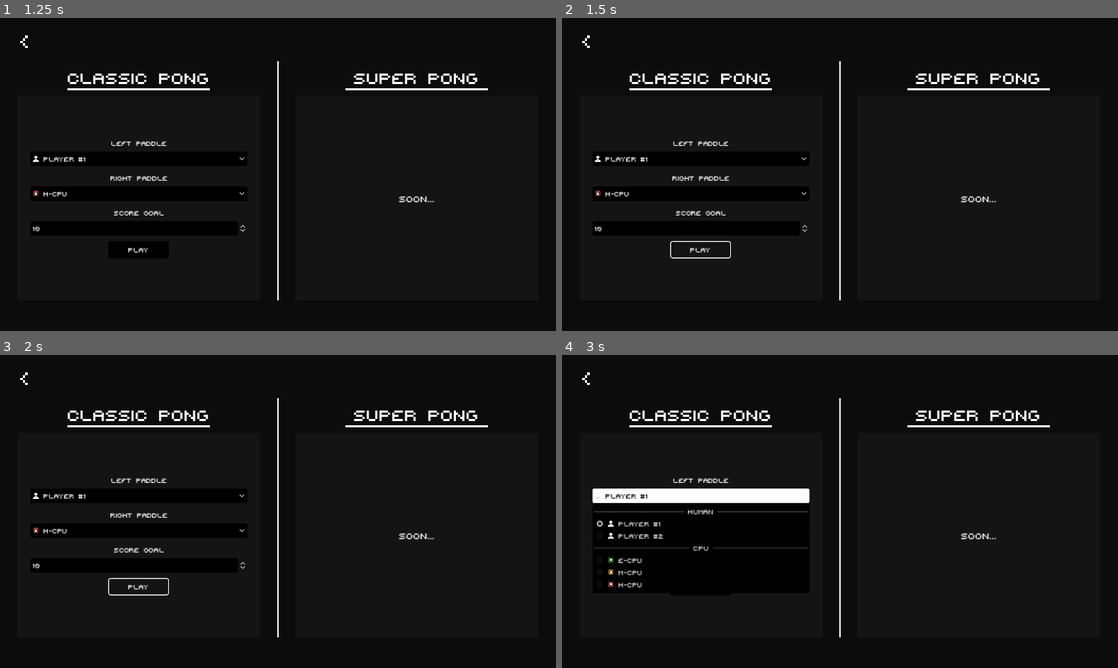
Above: before the commit, frames 1-4 (two rows, left to right).
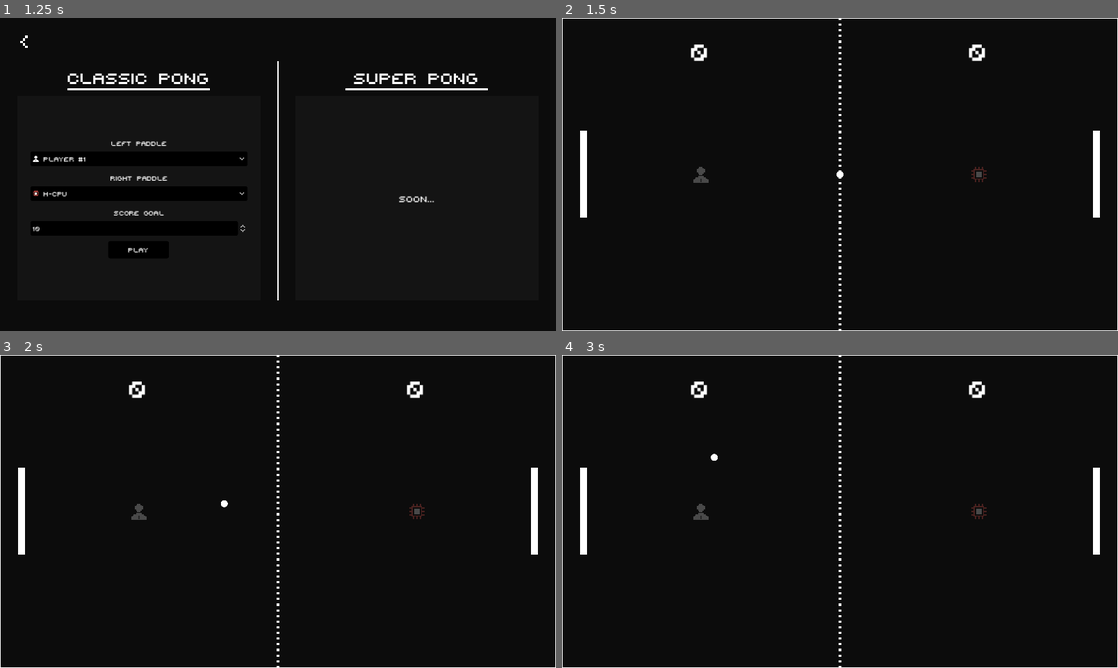
Above: after the commit, the same moments.

Repository: IamFastre/super-pong
Game: Godot game, scene res://scenes/levels/main_menu.tscn
Same seed, same stepped clock (60 frames per second), same inputs: the game is played once before the commit and once after it.
Inputs (mouse positions are in pixels of both pictures, inside the frame that each line leads up to):
- Up to frame 1 (1.25 s): click "Start" at 0.5 s
- Up to frame 2 (1.5 s): click "Play" at 1.25 s
- Up to frame 3 (2 s): no input
- Up to frame 4 (3 s): click (701, 586) at 2 s, where only the run before the commit has a clickable "Play"; click (701, 495) at 2.75 s, where only the run before the commit has a clickable "Player #1"

Frame 1 is identical in both runs. In frame 2, 3.9% of the frame differs, in the area x 0-100%, y 0-100%; in frame 3, 3.9%; in frame 4, 5.8%.
Error before the commit: Invalid assignment of property or key 'go_score_goal' with value of type 'int' on a base object of type 'Node (ClassicGame)'. (res://scenes/levels/scripts/mode…

Commit message:
fixing the dumbest bug

Diff:
--- a/scenes/levels/scripts/mode_selector.gd
+++ b/scenes/levels/scripts/mode_selector.gd
@@ -35,7 +35,7 @@
 	var game := classic_packed_scene.instantiate() as ClassicGame
 	game.left_info = get_selected(classic_left_options)
 	game.right_info = get_selected(classic_right_options)
-	game.go_score_goal = int(classic_score_goal.value)
+	game.score_goal = int(classic_score_goal.value)
 	SceneManager.switch_to_node(game)
 
 #=====================================================================#
